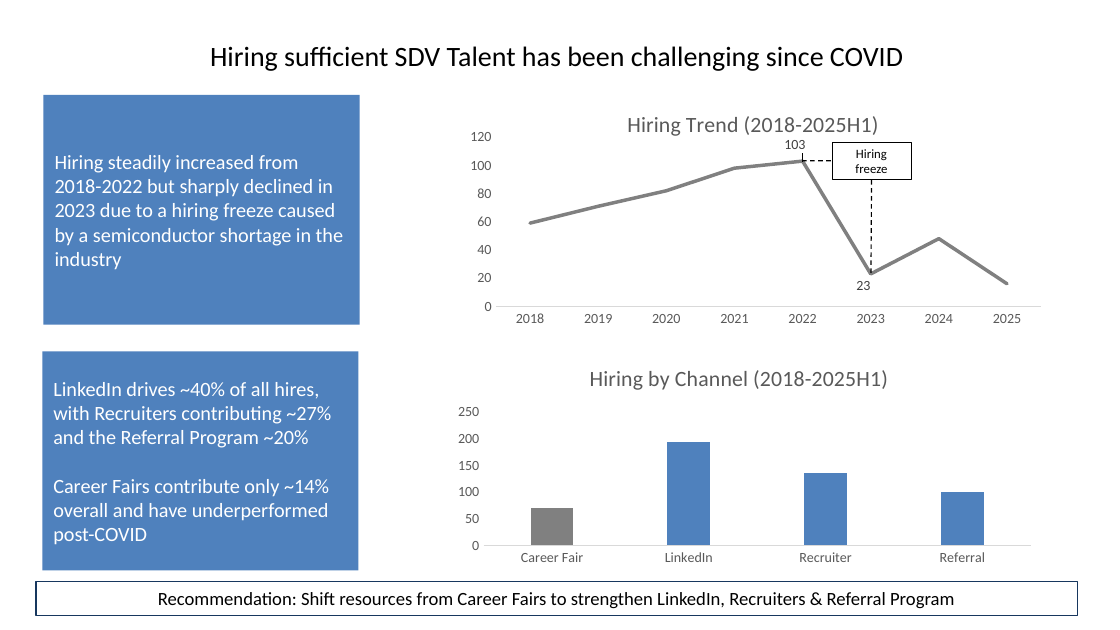
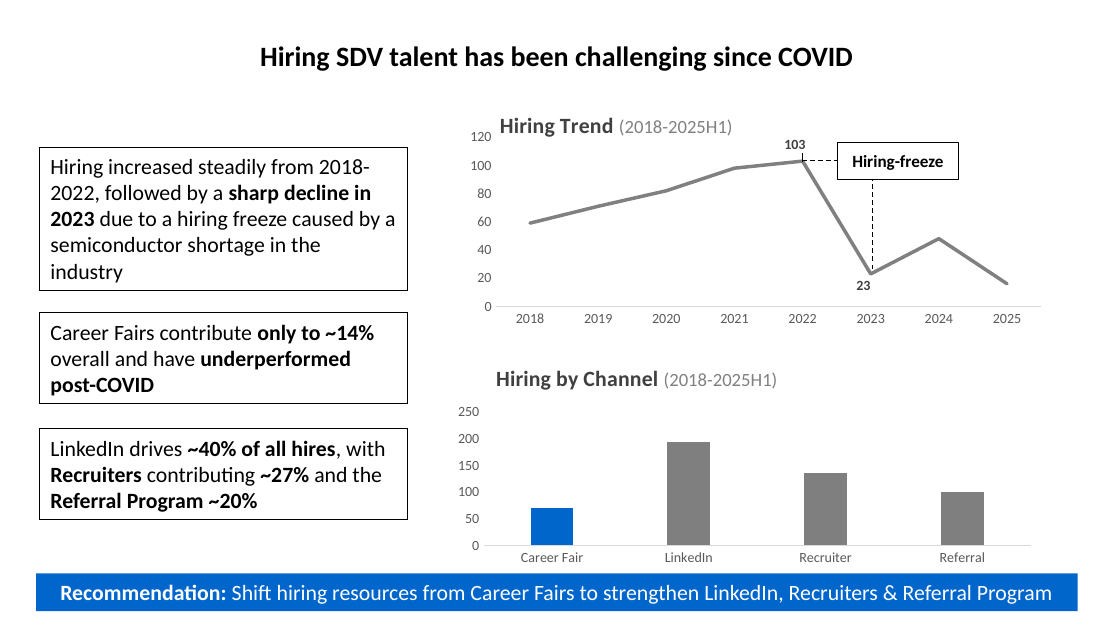
Before and after one commit to sven-friedel/workforce-insights-project, a slide deck: slide 2 of SDV_Talent_Report.pptx. Drawn at 1120x630 pixels with LibreOffice and Linux fonts; fonts in the diff are those of the drawing. Boxes give left, top, right and bottom in pixels: in the first picture for what was removed or moved away, otherwise in the second. Text is boxed around its words. In the diff, an @@ line names an element or a change of style, - is before the commit and + after.

Commit message:
Finalization of SDV Talent Report
updated design and contents of SDV_Talent_Report.pptx

Minor fixes in Dataset

```diff
--- a/SDV_Talent_Report.pptx
+++ b/SDV_Talent_Report.pptx
@@ title at [260, 46, 853, 71]: text changed; bold on @@
-Hiring sufficient SDV Talent has been challenging since COVID
+Hiring SDV talent has been challenging since COVID
@@ rectangle "Hiring increased steadily from 2018-2022, ...": place and size @@
-rectangle "Hiring increased steadily from 2018-2022, ..." at [44, 95, 360, 325]
+rectangle "Hiring increased steadily from 2018-2022, ..." at [39, 147, 408, 290]
@@ rectangle "Hiring increased steadily from 2018-2022, ..." at [39, 147, 408, 290]: vertical alignment middle to top; fill #4F81BD to none; outline none to #000000 0.75 pt @@
@@ rectangle "Hiring-freeze": place and size @@
-rectangle "Hiring-freeze" at [832, 142, 912, 180]
+rectangle "Hiring-freeze" at [838, 142, 959, 180]
@@ text in rectangle at [50, 159, 395, 283]: text changed; size 13 to 14 pt; text colour #FFFFFF to #000000 @@
-Hiring steadily increased from 2018-2022 but sharply declined in 2023 due to a hiring freeze caused by a semiconductor shortage in the industry
+Hiring increased steadily from 2018-2022, followed by a sharp decline in 2023 due to a hiring freeze caused by a semiconductor shortage in the industry
@@ line moved from (802, 161) - (832, 161) to (802, 161) - (838, 161) @@
@@ text in rectangle at [852, 155, 943, 170]: text changed; size 8.2 to 11 pt; bold on @@
-Hiring freeze
+Hiring-freeze
@@ line moved from (871, 273) - (871, 179) to (872, 269) - (872, 180) @@
@@ rectangle added at [39, 312, 408, 403], outline #000000 0.75 pt, 14 pt, text #000000 @@
+Career Fairs contribute only to ~14% overall and have underperformed post-COVID
@@ column chart at [446, 352, 1043, 571] @@
@@ colour of Series 1 #4F81BD to #0066CC @@
@@ colours of single points changed @@
@@ rectangle "LinkedIn drives ~40% of all ...": place and size @@
-rectangle "LinkedIn drives ~40% of all ..." at [43, 352, 358, 571]
+rectangle "LinkedIn drives ~40% of all ..." at [39, 429, 408, 520]
@@ rectangle "LinkedIn drives ~40% of all ..." at [39, 429, 408, 520]: size 13 to 14 pt, text colour #FFFFFF to #000000; bold on in "~40% of all hires, Recruiters ~27% Referral ..."; vertical alignment middle to top; fill #4F81BD to none; outline none to #000000 0.75 pt @@
@@ text in rectangle at [53, 479, 329, 545]: paragraph removed @@
-Career Fairs contribute only ~14% overall and have underperformed post-COVID
@@ rectangle "Recommendation: Shift hiring resources from ...": place and size @@
-rectangle "Recommendation: Shift hiring resources from ..." at [36, 581, 1077, 615]
+rectangle "Recommendation: Shift hiring resources from ..." at [36, 573, 1077, 612]
@@ rectangle "Recommendation: Shift hiring resources from ..." at [36, 573, 1077, 612]: fill none to #0066CC; outline #17375E 1 pt to none @@
@@ text in rectangle at [60, 584, 1052, 604]: text changed; size 12 to 14 pt; text colour #000000 to #FFFFFF @@
-Recommendation: Shift resources from Career Fairs to strengthen LinkedIn, Recruiters & Referral Program
+Recommendation: Shift hiring resources from Career Fairs to strengthen LinkedIn, Recruiters & Referral Program
```
Also in this commit, not shown: 3 other slides changed, 2 slides added, 2 slides removed, 1 other file.
